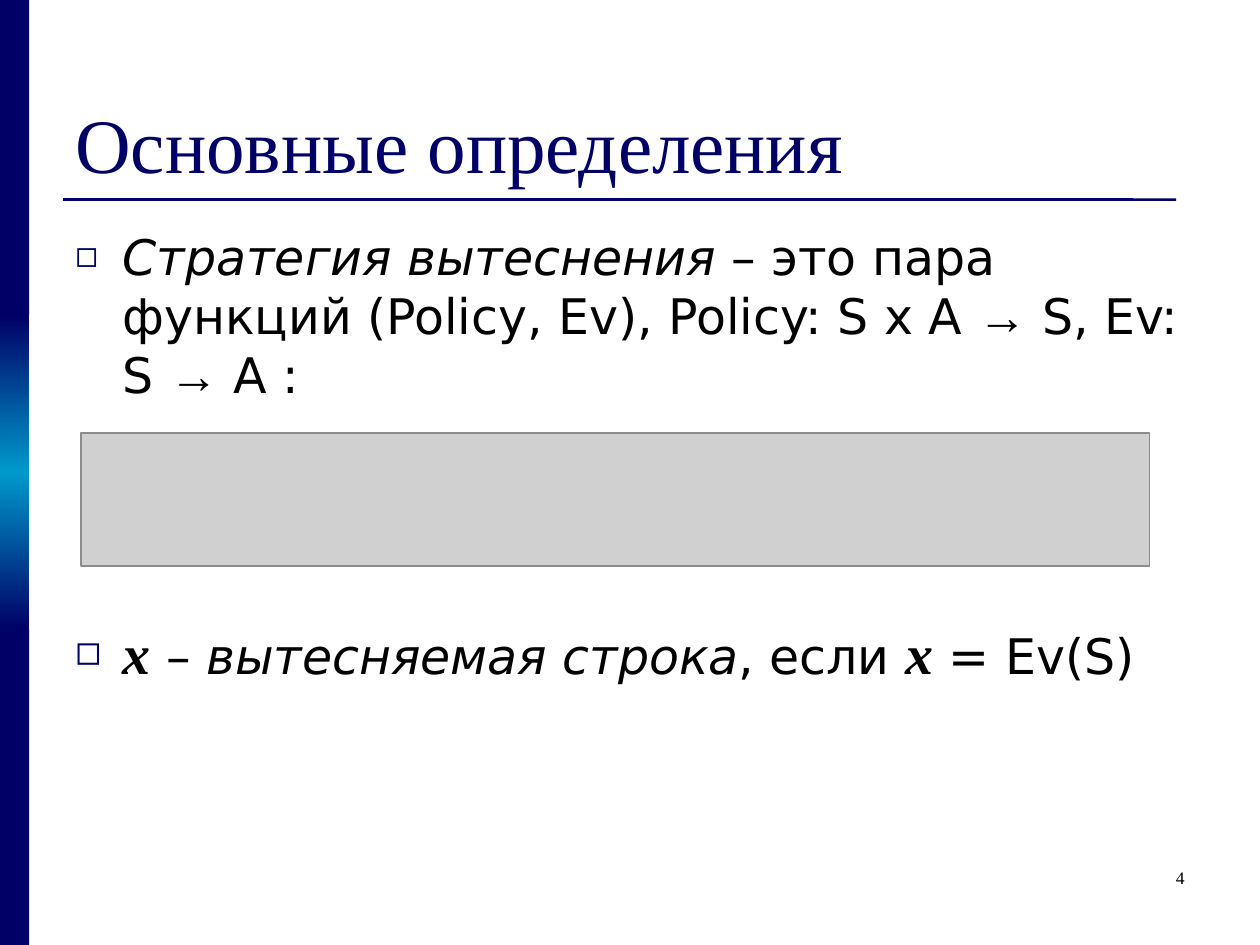
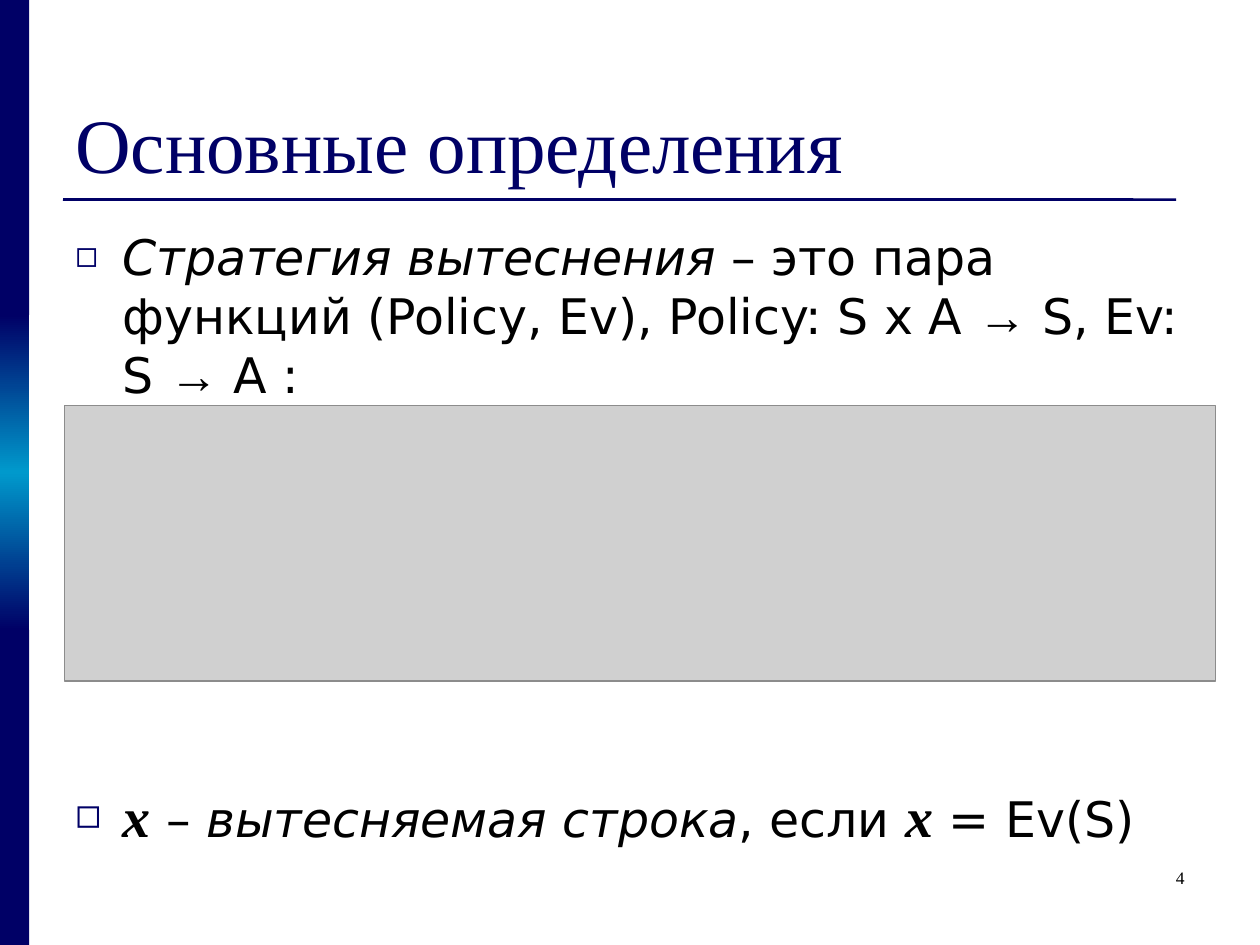
Before and after one commit to kornevgen/tesla-project, a slide deck: slide 4 of papers/THESIS/talks/z2611.ppt. Drawn at 1260x945 pixels with LibreOffice and Linux fonts; fonts in the diff are those of the drawing; grey boxes stand for pictures. Boxes give left, top, right and bottom in pixels: in the first picture for what was removed or moved away, otherwise in the second. Text is boxed around its words. In the diff, an @@ line names an element or a change of style, - is before the commit and + after.

```diff
--- a/papers/THESIS/talks/z2611.ppt
+++ b/papers/THESIS/talks/z2611.ppt
@@ text "Стратегия вытеснения – это пара ..." rewrapped from [123,238,1178,685] to [123,238,1178,848] @@
@@ picture: place and size @@
-picture at [81,433,1149,567]
+picture at [64,406,1215,682]
```
Also in this commit, not shown: 4 other slides changed, 4 slides added.
